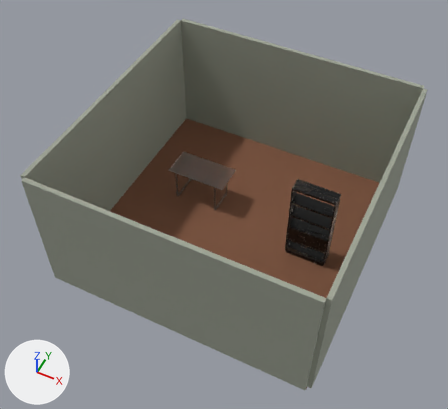
An edit to the glTF model static/demo/45_study_storage_add_desk_lamp/stage1.glb, drawn before and after from the same camera.
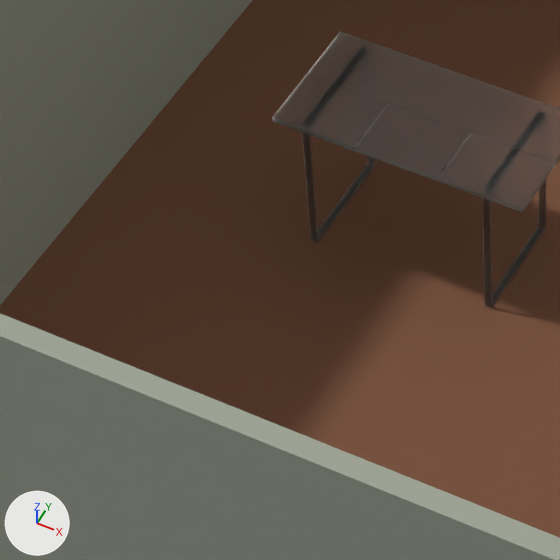
The first picture shows the older version from a camera (50 mm lens) standing at (3.33, -7.19, 9.56) and looking at (-0.09, -0.34, 1.0). The close-ups show the older and then the newer version on the part from 25% to 51% of the width and 35% to 65% of the height of that picture. Only the edits that show in the close-ups are written down. Arrows for +X, +Y and +Z are at lower left; the lights stay in place. Where no turn or scale is listed for an object, it has been applied to the vertices.

The first close-up shows 'Floor', 'raw_model', 'wall_2', 'wall_3'.
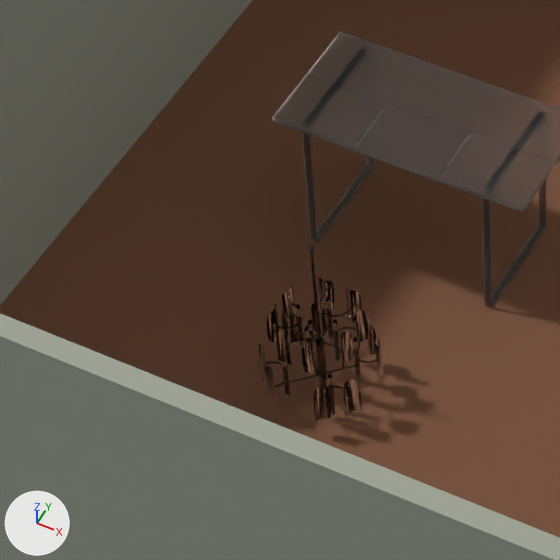
Location of each change, [x1, y1, x2, y2] in pixels of the close-ups (560 x 560 px):
```json
{"object": "raw_model.001", "change": "now drawn", "after": [256, 245, 383, 421]}
```

The change, as JSON lines over the scene's bpy script:
```json
{"op": "add", "block": "mat_glass_001_wire", "code": ["mat_glass_001_wire = principled_material('glass_001_wire')", "mat_glass_001_wire.texture = img_texture_001", "mat_glass_001_wire.roughness = 0.0", "mat_glass_001_wire.ior = 1.45", "mat_glass_001_wire.transmission_weight = 1.0"]}
{"op": "add", "block": "me_raw_model_001", "code": ["me_raw_model_001 = bpy.data.meshes.new('raw_model.001')", "me_raw_model_001.from_pydata(...)  # 3338 vertices, 6127 faces; spans x -0.372..0.372, y 0.0..0.903, z -0.372..0.372", "me_raw_model_001.materials.append(mat_glass_001_wire)  # picture img_texture_001"]}
{"op": "set", "path": "ob_raw_model_001", "old": "bpy.data.objects.new('raw_model.001', None)", "new": "bpy.data.objects.new('raw_model.001', me_raw_model_001)"}
```
